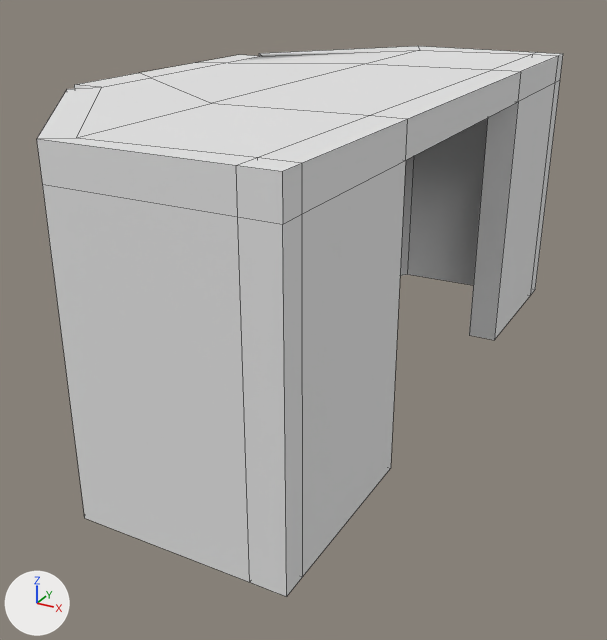
The FBX model Assets/SceneModel/newscene/WallT5.fbx as it was, and as the next commit left it.
Rendered twice from a 50 mm camera at (-3.1, -102.5, 106.6) aimed at (-52.7, -12.2, 61.5). Lighting does not change. The marker at lower left points along +X, +Y and +Z. Mesh edges are drawn as thin lines. Where no turn or scale is listed for an object, it has been applied to the vertices. Vertices at the same position are counted once.
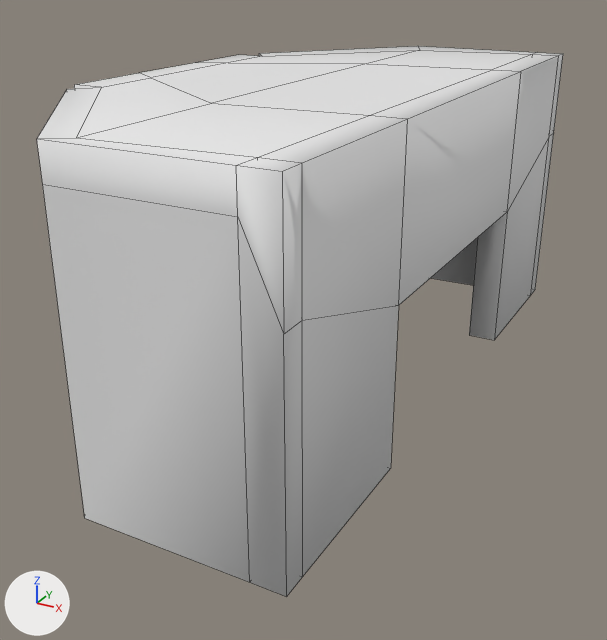
Where the change shows, as pixel boxes (x1, y1, x2, y2) in the pictures (607 x 640 px; the box of a moved part takes in the faces that stretch with it):
part 1 of me_cube_023, moved or reshaped: (236, 54, 563, 597) in both

The change, as a diff of the scene's bpy script:
```diff
--- a/Assets/SceneModel/newscene/WallT5.fbx.py
+++ b/Assets/SceneModel/newscene/WallT5.fbx.py
@@ me_cube_023 @@
 me_cube_023.from_pydata(...)  # 84 vertices, 86 faces; spans x -1.8..41.2, y -43.3..42.7, z 52.9..92.1
 # used by ob_cube_030; location = (-74.5, -7.6, 0.0)
 # before: 64 (37.3, -19.7, 88.2), 65 (37.3, 19.1, 88.2), 76 (41.2, -19.7, 88.2) at pixel (405, 160), 77 (41.2, 19.1, 88.2) at pixel (518, 101)
-me_cube_023.vertices[47].co = (41.2, -43.3, 88.2)  # pixel (282, 224)
-me_cube_023.vertices[48].co = (41.2, -40.3, 88.2)  # pixel (302, 213)
-me_cube_023.vertices[52].co = (41.2, 42.7, 88.2)  # pixel (560, 80)
-me_cube_023.vertices[53].co = (41.2, 39.7, 88.2)  # pixel (555, 82)
+# me_cube_023 part 1
+for i in [64, 65, 76, 77]: me_cube_023.vertices[i].co += Vector((0.0, 0.0, -15.1))
+me_cube_023.vertices[47].co = (41.2, -43.3, 79.3)  # pixel (283, 334)
+me_cube_023.vertices[48].co = (41.2, -40.3, 79.3)  # pixel (302, 320)
+me_cube_023.vertices[52].co = (41.2, 42.7, 80.0)  # pixel (553, 133)
+me_cube_023.vertices[53].co = (41.2, 39.7, 80.0)  # pixel (549, 136)
 me_cube_023.materials.append(mat_material_001)
```
